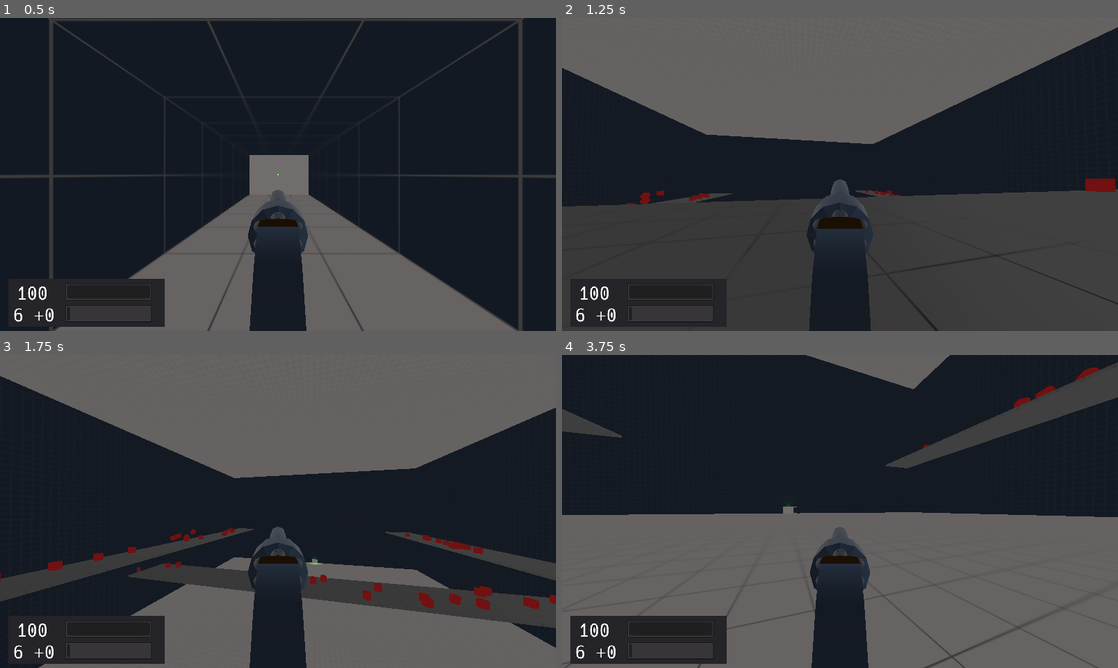
Above: before the commit, frames 1-4 (two rows, left to right).
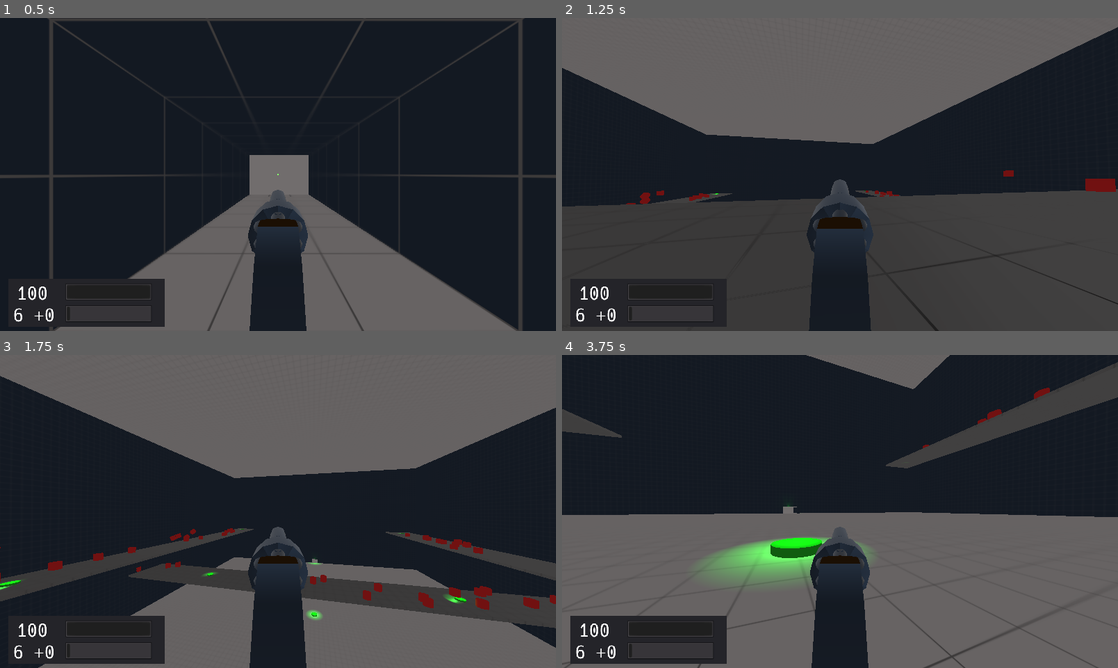
Above: after the commit, the same moments.

Repository: duckinator/keress
Game: Godot game, scene res://levels/Level_003.tscn
Same seed, same stepped clock (60 frames per second), same inputs: the game is played once before the commit and once after it. This scene is started directly instead of the project's main scene.
Inputs (mouse positions are in pixels of both pictures, inside the frame that each line leads up to):
- Up to frame 1 (0.5 s): no input
- Up to frame 2 (1.25 s): tap Enter (ui_accept) at 0.5 s; move the mouse to (867, 174) at 0.52 s; press the mouse at (867, 174) at 0.53 s; hold W (movement_forward) from 0.53 s (still down); tap Space (movement_jump) at 0.77 s
- Up to frame 3 (1.75 s): keep holding W (movement_forward); move the mouse to (250, 511) at 1.27 s; release the mouse at (250, 511) at 1.28 s; right-click (250, 511) at 1.35 s; tap Space (movement_jump) at 1.52 s
- Up to frame 4 (3.75 s): keep holding W (movement_forward); move the mouse to (851, 505) at 2.02 s; tap Shift (movement_crouch) at 2.1 s; move the mouse to (834, 517) at 2.77 s; tap Tab (quick_switch_item) at 2.85 s; tap Space (movement_jump) at 3.02 s; move the mouse to (878, 514) at 3.52 s; hold 1 from 3.53 s (still down)

Frame 1 is identical in both runs. In frame 2, less than 0.1% of the frame differs, in the area x 27-82%, y 48-58%; in frame 3, 0.4%; in frame 4, 2.7%, in the area x 25-97%, y 4-74%.

Commit message:
BOUNCE PADS BOUNCE PADS BOUNCE PADS

Diff:
--- a/src/levels/Level_003.tscn
+++ b/src/levels/Level_003.tscn
@@ -6,8 +6,9 @@
 [ext_resource path="res://environment/door/Door.tscn" type="PackedScene" id=4]
 [ext_resource path="res://textures/generic-panel-01.png" type="Texture" id=5]
 [ext_resource path="res://textures/generic-panel-03.png" type="Texture" id=6]
-[ext_resource path="res://textures/metal-panel-01.png" type="Texture" id=7]
-[ext_resource path="res://textures/metal-panel-01-normal.png" type="Texture" id=8]
+[ext_resource path="res://environment/bounce_pad/BouncePad.tscn" type="PackedScene" id=7]
+[ext_resource path="res://textures/metal-panel-01.png" type="Texture" id=8]
+[ext_resource path="res://textures/metal-panel-01-normal.png" type="Texture" id=9]
 
 [sub_resource type="Environment" id=1]
 ambient_light_color = Color( 0.678431, 0.654902, 0.654902, 1 )
@@ -214,6 +215,10 @@
 [node name="NavigationMeshInstance" type="NavigationMeshInstance" parent="Navigation/Floor"]
 navmesh = SubResource( 7 )
 
+[node name="BouncePad" parent="Navigation/Floor" instance=ExtResource( 7 )]
+transform = Transform( 1, 0, 0, 0, 1, 0, 0, 0, 1, -12, 2.5, 0 )
+assist = 3.0
+
 [node name="Platform" type="MeshInstance" parent="Navigation"]
 editor/display_folded = true
 transform = Transform( 1, 0, 0, 0, 1, 0, 0, 0, 1, -40, -1, 0 )
@@ -242,6 +247,14 @@
 [node name="NavigationMeshInstance" type="NavigationMeshInstance" parent="Navigation/Platform_Mid"]
 navmesh = SubResource( 13 )
 
+[node name="BouncePad" parent="Navigation/Platform_Mid" instance=ExtResource( 7 )]
+transform = Transform( 1, 0, 0, 0, 1, 0, 0, 0, 1, 0, 1.5, 110 )
+assist = 2.5
+
+[node name="BouncePad2" parent="Navigation/Platform_Mid" instance=ExtResource( 7 )]
+transform = Transform( 1, 0, 0, 0, 1, 0, 0, 0, 1, 0, 1.5, -110 )
+assist = 2.5
+
 [node name="Platform_Left" type="MeshInstance" parent="Navigation"]
 editor/display_folded = true
 transform = Transform( -4.37114e-08, 0, 1, 0, 1, 0, -1, 0, -4.37114e-08, -216, -28, 164 )
@@ -249,6 +262,7 @@
 material/0 = null
 
 [node name="StaticBody" type="StaticBody" parent="Navigation/Platform_Left"]
+editor/display_folded = true
 
 [node name="CollisionShape" type="CollisionShape" parent="Navigation/Platform_Left/StaticBody"]
 shape = SubResource( 14 )
@@ -256,6 +270,14 @@
 [node name="NavigationMeshInstance" type="NavigationMeshInstance" parent="Navigation/Platform_Left"]
 navmesh = SubResource( 15 )
 
+[node name="BouncePad" parent="Navigation/Platform_Left" instance=ExtResource( 7 )]
+transform = Transform( 1, 0, 0, 0, 1, 0, 0, 0, 1, 0, 1.5, 110 )
+assist = 2.5
+
+[node name="BouncePad2" parent="Navigation/Platform_Left" instance=ExtResource( 7 )]
+transform = Transform( 1, 0, 0, 0, 1, 0, 0, 0, 1, 0, 1.5, -180 )
+assist = 2.5
+
 [node name="Platform_Right" type="MeshInstance" parent="Navigation"]
 editor/display_folded = true
 transform = Transform( -4.37114e-08, 0, 1, 0, 1, 0, -1, 0, -4.37114e-08, -216, -28, -164 )
@@ -263,12 +285,21 @@
 material/0 = null
 
 [node name="StaticBody" type="StaticBody" parent="Navigation/Platform_Right"]
+editor/display_folded = true
 
 [node name="CollisionShape" type="CollisionShape" parent="Navigation/Platform_Right/StaticBody"]
 shape = SubResource( 16 )
 
 [node name="NavigationMeshInstance" type="NavigationMeshInstance" parent="Navigation/Platform_Right"]
 navmesh = SubResource( 17 )
+
+[node name="BouncePad" parent="Navigation/Platform_Right" instance=ExtResource( 7 )]
+transform = Transform( 1, 0, 0, 0, 1, 0, 0, 0, 1, 0, 1.5, 110 )
+assist = 2.5
+
+[node name="BouncePad2" parent="Navigation/Platform_Right" instance=ExtResource( 7 )]
+transform = Transform( 1, 0, 0, 0, 1, 0, 0, 0, 1, 0, 1.5, -180 )
+assist = 2.5
 
 [node name="Lights" type="Spatial" parent="."]
 
Not shown: 2 places in src/levels/Level_003.tscn that only renumber resources
